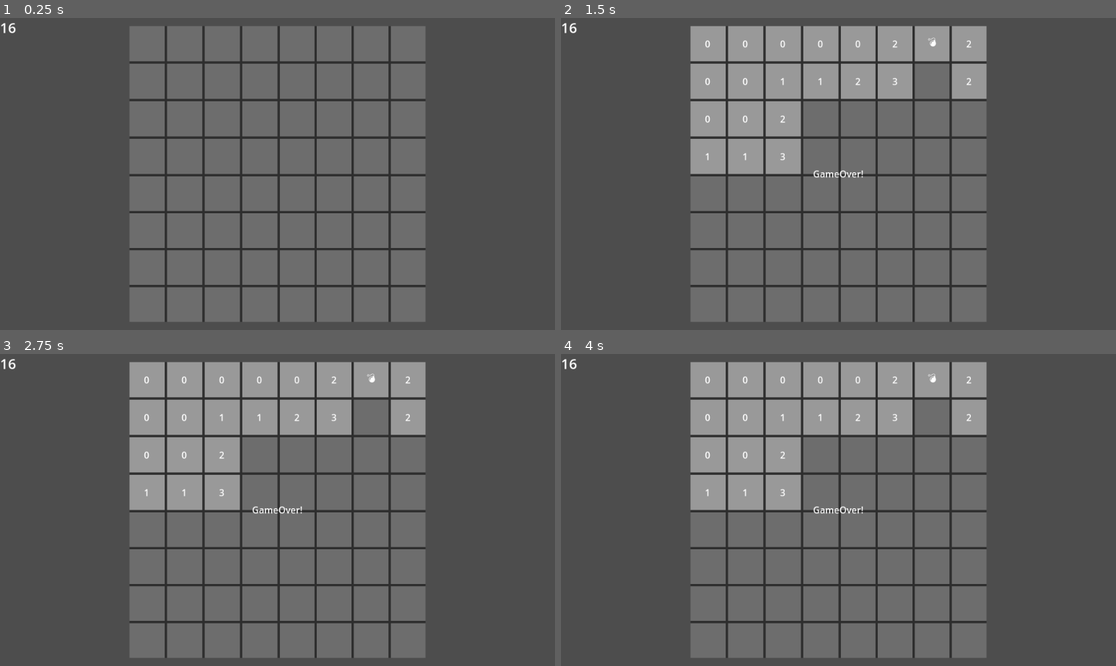
Above: before the commit, frames 1-4 (two rows, left to right).
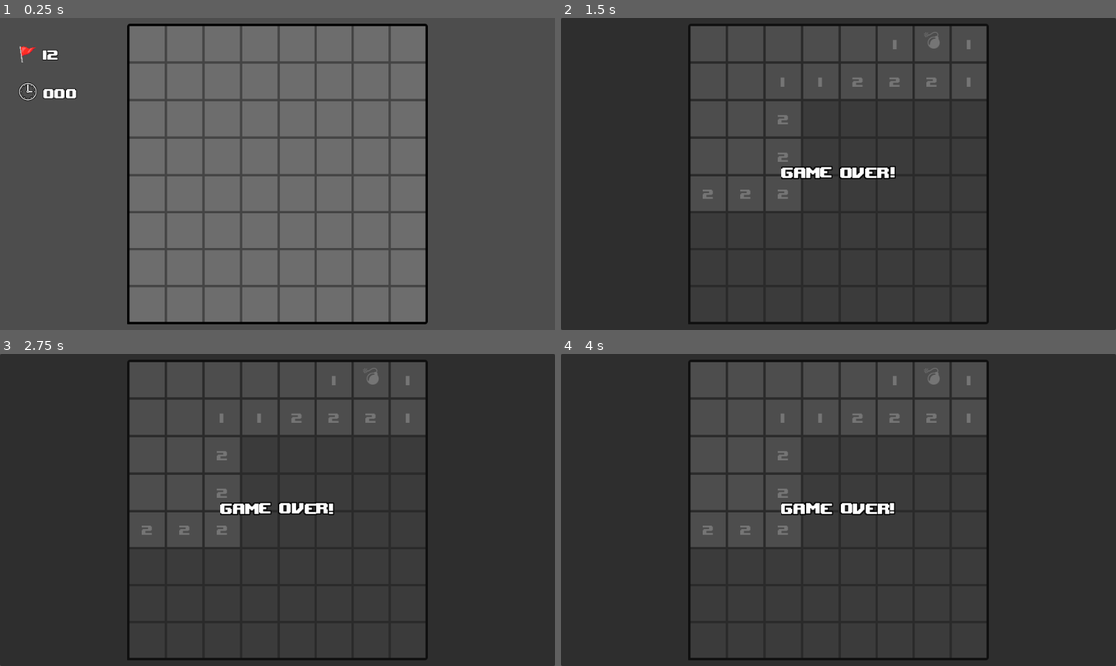
Above: after the commit, the same moments.

Repository: kiku09020/MineSweeper
Game: Godot game, scene res://Scenes/MainScene.tscn
The game is run twice, just before and just after one commit, with the same random seed, the same clock (stepped at 60 frames per second) and the same inputs.
Inputs (mouse positions are in pixels of both pictures, inside the frame that each line leads up to):
- Up to frame 1 (0.25 s): no input
- Up to frame 2 (1.5 s): click (710, 42) at 0.52 s; click (932, 42) at 1.27 s
- Up to frame 3 (2.75 s): click (371, 416) at 2.02 s
- Up to frame 4 (4 s): move the mouse to (960, 494) at 2.77 s; click (960, 494) at 2.92 s; move the mouse to (727, 525) at 3.52 s; click (727, 525) at 3.67 s

The runs differ from the first frame. In frame 1, 2.4% of the frame differs, in the area x 0-78%, y 1-99%; in frame 2, 95%, in the area x 0-100%, y 0-100%; in frame 3, 95%; in frame 4, 95%.

Commit message:
UIなどの作成

Diff:
--- /dev/null
+++ b/ResourceSettings/LabelSettings/tile_label_settingas.tres
@@ -0,0 +1,7 @@
+[gd_resource type="LabelSettings" load_steps=2 format=3 uid="uid://ca2fqdbgjcguu"]
+
+[ext_resource type="FontFile" uid="uid://blmruqsr4sjb5" path="res://Assets/Fonts/upheavtt.ttf" id="1_ybhl0"]
+
+[resource]
+font = ExtResource("1_ybhl0")
+font_size = 32
--- /dev/null
+++ b/ResourceSettings/Themes/MainTextTheme.tres
@@ -0,0 +1,9 @@
+[gd_resource type="Theme" load_steps=2 format=3 uid="uid://sgilegsj6fyx"]
+
+[ext_resource type="FontFile" uid="uid://blmruqsr4sjb5" path="res://Assets/Fonts/upheavtt.ttf" id="1_34n1e"]
+
+[resource]
+RichTextLabel/colors/font_outline_color = Color(0, 0, 0, 1)
+RichTextLabel/constants/outline_size = 8
+RichTextLabel/font_sizes/normal_font_size = 36
+RichTextLabel/fonts/normal_font = ExtResource("1_34n1e")
--- a/Scenes/MainScene.tscn
+++ b/Scenes/MainScene.tscn
@@ -1,13 +1,17 @@
-[gd_scene load_steps=7 format=3 uid="uid://c6y2rjf1gfk0e"]
+[gd_scene load_steps=10 format=3 uid="uid://c6y2rjf1gfk0e"]
 
 [ext_resource type="PackedScene" uid="uid://cs6t3388kocam" path="res://Scenes/PackedScenes/board.tscn" id="1_vvcjq"]
-[ext_resource type="Script" path="res://Scripts/Managers/GameUIController.gd" id="2_if133"]
+[ext_resource type="PackedScene" uid="uid://c11fvyoseipbs" path="res://Scenes/UI/Layers/game_ui_layer.tscn" id="2_et0tu"]
 [ext_resource type="Script" path="res://Scripts/Managers/GameManager.gd" id="3_100mc"]
-[ext_resource type="Script" path="res://Scenes/UILayerManager.gd" id="3_jrhof"]
+[ext_resource type="PackedScene" uid="uid://soh3cmgggs6g" path="res://Scenes/UI/Layers/game_clear_layer.tscn" id="3_s3b3n"]
+[ext_resource type="PackedScene" uid="uid://einqn55ammdp" path="res://Scenes/UI/Layers/game_over_layer.tscn" id="4_pbvm6"]
 [ext_resource type="Script" path="res://Scripts/Managers/InputManager.gd" id="4_tslhq"]
+[ext_resource type="Script" path="res://Scripts/Managers/UILayerManager.gd" id="5_kdc32"]
+[ext_resource type="PackedScene" uid="uid://c23ijggdv2mcn" path="res://Scenes/PackedScenes/Particles/click_particle.tscn" id="6_f46jv"]
 
-[sub_resource type="LabelSettings" id="LabelSettings_draxg"]
-font_size = 24
+[sub_resource type="Gradient" id="Gradient_l5ap8"]
+offsets = PackedFloat32Array(0.013245, 0.304636, 1)
+colors = PackedColorArray(1, 1, 1, 1, 1, 1, 1, 1, 1, 1, 1, 0)
 
 [node name="Root" type="Node"]
 
@@ -22,60 +26,20 @@
 [node name="BoardLayer" type="CanvasLayer" parent="ControlRoot"]
 
 [node name="Board" parent="ControlRoot/BoardLayer" instance=ExtResource("1_vvcjq")]
-generated_mine_count = 16
+generated_mine_count = 12
 
-[node name="GameUILayer" type="CanvasLayer" parent="ControlRoot" node_paths=PackedStringArray("flag_count_label")]
-script = ExtResource("2_if133")
-flag_count_label = NodePath("RestMineCountLabel")
+[node name="GameUILayer" parent="ControlRoot" instance=ExtResource("2_et0tu")]
 
-[node name="RestMineCountLabel" type="Label" parent="ControlRoot/GameUILayer"]
-offset_right = 40.0
-offset_bottom = 23.0
-text = "000"
-label_settings = SubResource("LabelSettings_draxg")
-vertical_alignment = 1
-autowrap_mode = 2
+[node name="GameClearLayer" parent="ControlRoot" instance=ExtResource("3_s3b3n")]
+visible = false
 
-[node name="GameOverLayer" type="CanvasLayer" parent="ControlRoot"]
-
-[node name="GameOverLabel" type="Label" parent="ControlRoot/GameOverLayer"]
-anchors_preset = 8
-anchor_left = 0.5
-anchor_top = 0.5
-anchor_right = 0.5
-anchor_bottom = 0.5
-offset_left = -22.5
-offset_top = -13.0
-offset_right = 22.5
-offset_bottom = 13.0
-grow_horizontal = 2
-grow_vertical = 2
-text = "GameOver!"
-horizontal_alignment = 1
-vertical_alignment = 1
-
-[node name="GameClearLayer" type="CanvasLayer" parent="ControlRoot"]
-
-[node name="Label" type="Label" parent="ControlRoot/GameClearLayer"]
-anchors_preset = 8
-anchor_left = 0.5
-anchor_top = 0.5
-anchor_right = 0.5
-anchor_bottom = 0.5
-offset_left = -20.0
-offset_top = -11.5
-offset_right = 20.0
-offset_bottom = 11.5
-grow_horizontal = 2
-grow_vertical = 2
-text = "Clear!"
-horizontal_alignment = 1
-vertical_alignment = 1
+[node name="GameOverLayer" parent="ControlRoot" instance=ExtResource("4_pbvm6")]
+visible = false
 
 [node name="Managers" type="Node" parent="."]
 
 [node name="UILayerManager" type="Node" parent="Managers" node_paths=PackedStringArray("board_layer", "game_ui_layer", "gameover_layer", "gameclear_layer")]
-script = ExtResource("3_jrhof")
+script = ExtResource("5_kdc32")
 board_layer = NodePath("../../ControlRoot/BoardLayer")
 game_ui_layer = NodePath("../../ControlRoot/GameUILayer")
 gameover_layer = NodePath("../../ControlRoot/GameOverLayer")
@@ -87,12 +51,26 @@
 [node name="InputManager" type="Node" parent="Managers"]
 script = ExtResource("4_tslhq")
 
+[node name="ClickParticle" parent="." instance=ExtResource("6_f46jv")]
+position = Vector2(123, 310)
+emitting = false
+lifetime = 0.5
+one_shot = true
+explosiveness = 1.0
+emission_sphere_radius = 64.0
+initial_velocity_max = 256.0
+scale_amount_max = 0.1
+color_ramp = SubResource("Gradient_l5ap8")
+
 [connection signal="on_cleared_all_tiles" from="ControlRoot/BoardLayer/Board" to="Managers/GameManager" method="_on_board_on_cleared_all_tiles"]
+[connection signal="on_first_tile_cleared" from="ControlRoot/BoardLayer/Board" to="Managers/GameManager" method="_on_board_on_first_tile_cleared"]
 [connection signal="on_mine_clicked" from="ControlRoot/BoardLayer/Board" to="Managers/GameManager" method="_on_board_on_mine_clicked"]
 [connection signal="on_rest_mine_count_changed" from="ControlRoot/BoardLayer/Board" to="ControlRoot/GameUILayer" method="_on_board_on_rest_mine_count_changed"]
+[connection signal="on_game_started" from="Managers/GameManager" to="ControlRoot/GameUILayer/GameTimer" method="_on_game_manager_on_game_started"]
 [connection signal="on_gameclear" from="Managers/GameManager" to="Managers/UILayerManager" method="_on_game_manager_on_gameclear"]
 [connection signal="on_gameover" from="Managers/GameManager" to="Managers/UILayerManager" method="_on_game_manager_on_gameover"]
 [connection signal="on_gameover" from="Managers/GameManager" to="Managers/InputManager" method="_on_game_manager_on_gameover"]
 [connection signal="on_debug_input_f1" from="Managers/InputManager" to="ControlRoot/BoardLayer/Board/Managers/BoardDebugger" method="_on_input_manager_on_debug_input_f_1"]
 
 [editable path="ControlRoot/BoardLayer/Board"]
+[editable path="ControlRoot/GameUILayer"]
--- /dev/null
+++ b/Scenes/PackedScenes/Particles/click_particle.tscn
@@ -0,0 +1,19 @@
+[gd_scene load_steps=3 format=3 uid="uid://c23ijggdv2mcn"]
+
+[ext_resource type="Texture2D" uid="uid://bui4dxnduh0cw" path="res://Assets/Textures/White_256.png" id="1_ochlt"]
+
+[sub_resource type="Curve" id="Curve_30kdk"]
+_data = [Vector2(0, 1), 0.0, 0.0, 0, 0, Vector2(0.467033, 0), 0.0, 0.0, 0, 0]
+point_count = 2
+
+[node name="ClickParticle" type="CPUParticles2D"]
+texture = ExtResource("1_ochlt")
+emission_shape = 1
+emission_sphere_radius = 24.74
+spread = 180.0
+initial_velocity_max = 578.64
+angular_velocity_min = 20.0
+angular_velocity_max = 180.0
+scale_amount_min = 0.0
+scale_amount_max = 0.25
+scale_amount_curve = SubResource("Curve_30kdk")
--- a/Scenes/PackedScenes/board.tscn
+++ b/Scenes/PackedScenes/board.tscn
@@ -1,8 +1,23 @@
-[gd_scene load_steps=4 format=3 uid="uid://cs6t3388kocam"]
+[gd_scene load_steps=5 format=3 uid="uid://cs6t3388kocam"]
 
 [ext_resource type="Script" path="res://Scripts/board.gd" id="1_4c7mx"]
 [ext_resource type="PackedScene" uid="uid://bhg2lwgdw2oau" path="res://Scenes/PackedScenes/tile.tscn" id="2_pjc3c"]
-[ext_resource type="Script" path="res://Scenes/PackedScenes/BoardDebugger.gd" id="3_ft34y"]
+[ext_resource type="Script" path="res://Scripts/Managers/BoardDebugger.gd" id="3_vmhpt"]
+
+[sub_resource type="StyleBoxFlat" id="StyleBoxFlat_xu315"]
+bg_color = Color(0.266667, 0.266667, 0.266667, 1)
+border_width_left = 4
+border_width_top = 4
+border_width_right = 4
+border_width_bottom = 4
+border_color = Color(0, 0, 0, 1)
+corner_radius_top_left = 4
+corner_radius_top_right = 4
+corner_radius_bottom_right = 4
+expand_margin_left = 4.0
+expand_margin_top = 4.0
+expand_margin_right = 4.0
+expand_margin_bottom = 4.0
 
 [node name="Board" type="Panel" node_paths=PackedStringArray("container")]
 anchors_preset = 8
@@ -17,6 +32,7 @@
 grow_horizontal = 2
 grow_vertical = 2
 pivot_offset = Vector2(256, 256)
+theme_override_styles/panel = SubResource("StyleBoxFlat_xu315")
 script = ExtResource("1_4c7mx")
 tile_packed_scene = ExtResource("2_pjc3c")
 container = NodePath("GridContainer")
@@ -35,5 +51,5 @@
 [node name="Managers" type="Node" parent="."]
 
 [node name="BoardDebugger" type="Node" parent="Managers" node_paths=PackedStringArray("board")]
-script = ExtResource("3_ft34y")
+script = ExtResource("3_vmhpt")
 board = NodePath("../..")
--- a/Scenes/PackedScenes/tile.tscn
+++ b/Scenes/PackedScenes/tile.tscn
@@ -1,6 +1,7 @@
-[gd_scene load_steps=4 format=3 uid="uid://bhg2lwgdw2oau"]
+[gd_scene load_steps=5 format=3 uid="uid://bhg2lwgdw2oau"]
 
 [ext_resource type="Script" path="res://Scripts/tile.gd" id="1_frnak"]
+[ext_resource type="LabelSettings" uid="uid://ca2fqdbgjcguu" path="res://ResourceSettings/LabelSettings/tile_label_settingas.tres" id="2_fit1p"]
 
 [sub_resource type="StyleBoxFlat" id="StyleBoxFlat_lmpj3"]
 
@@ -26,6 +27,7 @@
 anchor_bottom = 1.0
 grow_horizontal = 2
 grow_vertical = 2
+label_settings = ExtResource("2_fit1p")
 horizontal_alignment = 1
 vertical_alignment = 1
 
@@ -48,6 +50,7 @@
 anchor_bottom = 1.0
 grow_horizontal = 2
 grow_vertical = 2
+label_settings = ExtResource("2_fit1p")
 horizontal_alignment = 1
 vertical_alignment = 1
 
--- /dev/null
+++ b/Scenes/UI/Labels/game_ui_label.tscn
@@ -0,0 +1,17 @@
+[gd_scene load_steps=3 format=3 uid="uid://ckm3po1a0rajf"]
+
+[ext_resource type="FontFile" uid="uid://blmruqsr4sjb5" path="res://Assets/Fonts/upheavtt.ttf" id="1_qnn16"]
+
+[sub_resource type="LabelSettings" id="LabelSettings_draxg"]
+font = ExtResource("1_qnn16")
+font_size = 32
+outline_size = 4
+outline_color = Color(0, 0, 0, 1)
+
+[node name="GameUILabelBase" type="Label"]
+custom_minimum_size = Vector2(0, 64)
+offset_right = 40.0
+offset_bottom = 23.0
+text = "000"
+label_settings = SubResource("LabelSettings_draxg")
+vertical_alignment = 1
--- /dev/null
+++ b/Scenes/UI/Labels/main_text.tscn
@@ -0,0 +1,22 @@
+[gd_scene load_steps=2 format=3 uid="uid://c38mlmqid2ix2"]
+
+[ext_resource type="Theme" uid="uid://sgilegsj6fyx" path="res://ResourceSettings/Themes/MainTextTheme.tres" id="1_f6ynk"]
+
+[node name="MainText" type="RichTextLabel"]
+anchors_preset = 8
+anchor_left = 0.5
+anchor_top = 0.5
+anchor_right = 0.5
+anchor_bottom = 0.5
+offset_left = -20.0
+offset_top = -20.0
+offset_right = 20.0
+offset_bottom = 20.0
+grow_horizontal = 2
+grow_vertical = 2
+theme = ExtResource("1_f6ynk")
+bbcode_enabled = true
+text = "[shake][center]GameOver![/center][/shake]"
+fit_content = true
+scroll_active = false
+autowrap_mode = 0
--- /dev/null
+++ b/Scenes/UI/Layers/GameTimer.gd
@@ -0,0 +1,38 @@
+#*--------------- Extend ---------------*
+extends Node
+
+#*--------------- Extported Fields ---------------*
+
+#*--------------- Fields ---------------*
+var time: float = 0
+var sec_time: float = 0
+
+var timer_started = false
+
+#*--------------- Signals ---------------*
+signal on_time_changed(time: int)
+
+#*--------------- Events ---------------*
+func _ready() -> void:
+	pass
+
+func _process(_delta: float) -> void:
+	set_time(_delta)
+
+#*--------------- Methods ---------------*
+
+func set_time(_delta: float):
+	# タイマー開始フラグが立っていない場合、処理しない
+	if not timer_started: return
+
+	time += _delta
+	sec_time += _delta
+
+	# 1秒経過でシグナル発行
+	if sec_time >= 1:
+		sec_time = 0
+		on_time_changed.emit(int(time))
+
+# ゲーム開始時にタイマー開始
+func _on_game_manager_on_game_started() -> void:
+	timer_started = true
--- /dev/null
+++ b/Scenes/UI/Layers/game_clear_layer.tscn
@@ -0,0 +1,15 @@
+[gd_scene load_steps=2 format=3 uid="uid://soh3cmgggs6g"]
+
+[ext_resource type="PackedScene" uid="uid://c38mlmqid2ix2" path="res://Scenes/UI/Labels/main_text.tscn" id="1_jq21n"]
+
+[node name="GameClearLayer" type="CanvasLayer"]
+
+[node name="Panel" type="Panel" parent="."]
+anchors_preset = 15
+anchor_right = 1.0
+anchor_bottom = 1.0
+grow_horizontal = 2
+grow_vertical = 2
+
+[node name="GameClearText" parent="." instance=ExtResource("1_jq21n")]
+text = "[wave amp=64][center]Game Clear![/center][/wave]"
--- /dev/null
+++ b/Scenes/UI/Layers/game_over_layer.tscn
@@ -0,0 +1,15 @@
+[gd_scene load_steps=2 format=3 uid="uid://einqn55ammdp"]
+
+[ext_resource type="PackedScene" uid="uid://c38mlmqid2ix2" path="res://Scenes/UI/Labels/main_text.tscn" id="1_ammp6"]
+
+[node name="GameOverLayer" type="CanvasLayer"]
+
+[node name="Panel" type="Panel" parent="."]
+anchors_preset = 15
+anchor_right = 1.0
+anchor_bottom = 1.0
+grow_horizontal = 2
+grow_vertical = 2
+
+[node name="GameOverText" parent="." instance=ExtResource("1_ammp6")]
+text = "[shake][center]Game Over![/center][/shake]"
--- /dev/null
+++ b/Scenes/UI/Layers/game_ui_layer.tscn
@@ -0,0 +1,29 @@
+[gd_scene load_steps=4 format=3 uid="uid://c11fvyoseipbs"]
+
+[ext_resource type="Script" path="res://Scripts/Managers/GameUIController.gd" id="1_lalh6"]
+[ext_resource type="PackedScene" uid="uid://ckm3po1a0rajf" path="res://Scenes/UI/Labels/game_ui_label.tscn" id="2_bgctd"]
+[ext_resource type="Script" path="res://Scenes/UI/Layers/GameTimer.gd" id="3_5fkkx"]
+
+[node name="GameUILayer" type="CanvasLayer" node_paths=PackedStringArray("flag_count_label", "timer_label")]
+script = ExtResource("1_lalh6")
+flag_count_label = NodePath("LabelContainer/RestMineCountLabel")
+timer_label = NodePath("LabelContainer/TimerLabel")
+flag_count_label_minus_color = Color(1, 0.313726, 0.247059, 1)
+
+[node name="LabelContainer" type="VBoxContainer" parent="."]
+offset_left = 32.0
+offset_top = 32.0
+offset_right = 144.0
+offset_bottom = 102.0
+
+[node name="RestMineCountLabel" parent="LabelContainer" instance=ExtResource("2_bgctd")]
+layout_mode = 2
+
+[node name="TimerLabel" parent="LabelContainer" instance=ExtResource("2_bgctd")]
+layout_mode = 2
+text = "🕒 000"
+
+[node name="GameTimer" type="Node" parent="."]
+script = ExtResource("3_5fkkx")
+
+[connection signal="on_time_changed" from="GameTimer" to="." method="_on_game_timer_on_time_changed"]
--- a/Scripts/Managers/GameManager.gd
+++ b/Scripts/Managers/GameManager.gd
@@ -10,6 +10,8 @@
 #*--------------- Signals ---------------*
 signal on_gameover
 signal on_gameclear
+
+signal on_game_started
 
 #*--------------- Events ---------------*
 func _ready() -> void:
@@ -32,3 +34,7 @@
 	# 全てのタイルをクリアしたら、ゲームクリア
 	is_gameclear = true
 	on_gameclear.emit()
+
+func _on_board_on_first_tile_cleared() -> void:
+	on_game_started.emit()
+	pass
--- a/Scripts/Managers/GameUIController.gd
+++ b/Scripts/Managers/GameUIController.gd
@@ -2,7 +2,13 @@
 extends CanvasLayer
 
 #*--------------- Extported Fields ---------------*
+@export_group("Labels")
 @export var flag_count_label: Label
+@export var timer_label: Label
+
+@export_group("Properties")
+@export var flag_count_label_minus_color: Color
+@export var flag_count_label_color := Color.WHITE
 
 #*--------------- Fields ---------------*
 
@@ -10,16 +16,31 @@
 
 #*--------------- Events ---------------*
 func _ready() -> void:
-	pass
-
-func _process(_delta: float) -> void:
-	pass
-
-# Input
-func _input(_event: InputEvent) -> void:
+	flag_count_label_color = flag_count_label.label_settings.font_color
 	pass
 
 #*--------------- Methods ---------------*
+## タイマーラベルセット
+func set_timer_label(time: int):
+	var format_str = "🕒 %03d"
+	timer_label.text = format_str % time
+	pass
+
+#------------------------------------------------------------
 
 func _on_board_on_rest_mine_count_changed(flag_count: int) -> void:
-	flag_count_label.text = str(flag_count)
+	flag_count_label.text = "🚩 " + str(flag_count)
+
+	# テキスト色変更
+	var label_settings = flag_count_label.label_settings.duplicate()
+
+	if flag_count < 0:
+		label_settings.font_color = flag_count_label_minus_color
+	else:
+		label_settings.font_color = flag_count_label_color
+
+	flag_count_label.label_settings = label_settings
+
+func _on_game_timer_on_time_changed(time) -> void:
+	set_timer_label(time)
+	pass # Replace with function body.
--- a/Scenes/UILayerManager.gd
+++ b/Scripts/Managers/UILayerManager.gd
@@ -20,9 +20,16 @@
 	pass
 
 #*--------------- Methods ---------------*
+## レイヤー表示アニメーション
+func play_show_layer_animation(layer: CanvasLayer):
+	pass
+
+#------------------------------------------------------------
 
 func _on_game_manager_on_gameover() -> void:
+	game_ui_layer.hide()
 	gameover_layer.show()
 
 func _on_game_manager_on_gameclear() -> void:
+	game_ui_layer.hide()
 	gameclear_layer.show()
--- a/Scripts/board.gd
+++ b/Scripts/board.gd
@@ -35,6 +35,9 @@
 
 ## 全タイルクリア時シグナル
 signal on_cleared_all_tiles
+
+## 最初のタイルクリア時シグナル
+signal on_first_tile_cleared
 
 #*--------------- Events ---------------*
 func _ready() -> void:
@@ -78,6 +81,9 @@
 
 			# タイル数チェック
 			check_tiles_count()
+
+			# イベント発火
+			on_first_tile_cleared.emit()
 		)
 
 		# 爆弾クリック時イベントに処理追加
--- a/Scripts/tile.gd
+++ b/Scripts/tile.gd
@@ -48,7 +48,12 @@
 	if is_mine: return
 
 	mine_count = _count
-	label.text = str(_count)
+
+	# 爆弾数が0以上の場合、ラベルに表示
+	if mine_count > 0:
+		label.text = str(_count)
+	else:
+		label.text = ""
 
 ## 爆弾セット
 func set_mine():
--- a/project.godot
+++ b/project.godot
@@ -36,5 +36,6 @@
 
 [rendering]
 
+textures/canvas_textures/default_texture_filter=0
 renderer/rendering_method="gl_compatibility"
 renderer/rendering_method.mobile="gl_compatibility"
Binary file added: Assets/Fonts/upheavtt.ttf
Not shown, added: Assets/Fonts/upheavtt.ttf.import
Binary file added: Assets/Textures/White_256.png
Not shown, added: Assets/Textures/White_256.png.import
Binary file added: Assets/Textures/White_Circle_32.png
Not shown, added: Assets/Textures/White_Circle_32.png.import
Renamed: Scenes/PackedScenes/BoardDebugger.gd -> Scripts/Managers/BoardDebugger.gd
Not shown, changed: Docs/Todo.md
